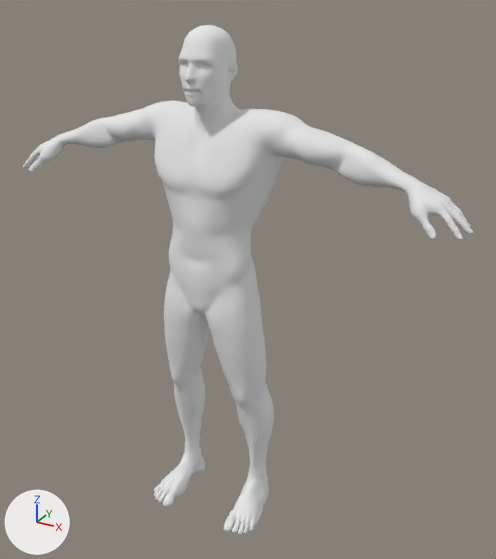
What one commit did to the glTF model frontend/public/models/body_parts/full_body.glb.
The view is the same before and after, from a 50 mm lens placed at (13.6, -21.7, 22.3), pointed at (1.2, 0.9, 11.0). The lights are fixed; the arrows at lower left show +X, +Y and +Z. The first picture is the older version. Where no turn or scale is listed for an object, it has been applied to the vertices.

The older version as bpy lines, for what is in view:
```python
mat_default = principled_material('default')
mat_default.base_color = (0.8, 0.8, 0.8)  # white #e7e7e7
mat_default.roughness = 1.0
me_finalbasemesh = bpy.data.meshes.new('FinalBaseMesh')
me_finalbasemesh.from_pydata(...)  # 24461 vertices, 48918 faces; spans x -9.9..9.9, y -1.9..1.9, z -0.1..20.7
me_finalbasemesh.materials.append(mat_default)  # white #e7e7e7
ob_finalbasemesh = bpy.data.objects.new('FinalBaseMesh', me_finalbasemesh)
ob_finalbasemesh.location = (0.0, 0.0, 0.06)
```
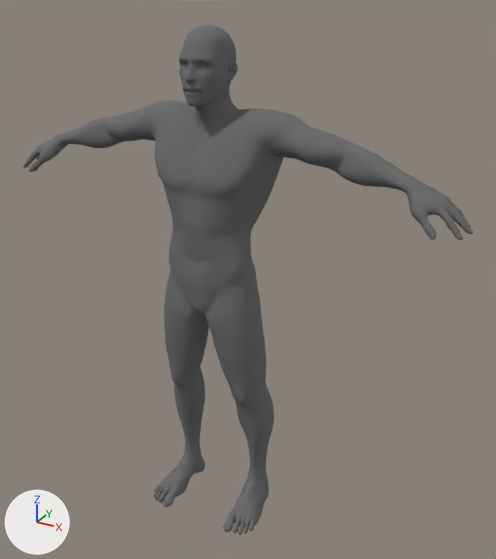
What changed in the scene script:
```text
Add img_untitled:
    img_untitled = load_image('Untitled', '_unpacked/Untitled', 1024, 1024, 'sRGB')
Change mat_default:
    remove mat_default.base_color = (0.8, 0.8, 0.8)  # white #e7e7e7
    add mat_default.texture = img_untitled
```

Location of each change, (x1, y1, x2, y2) in pixels of the pictures (496 x 559 px):
'FinalBaseMesh', surface changed (white to grey)
    both: (23, 25, 473, 535)
